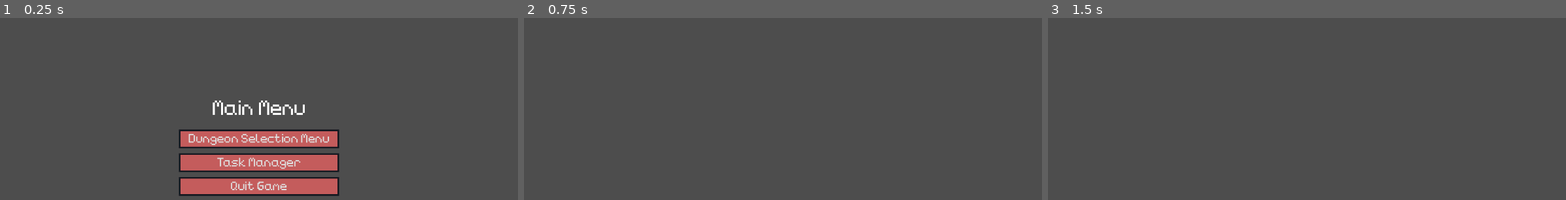
Above: before the commit, frames 1-3 (left to right).
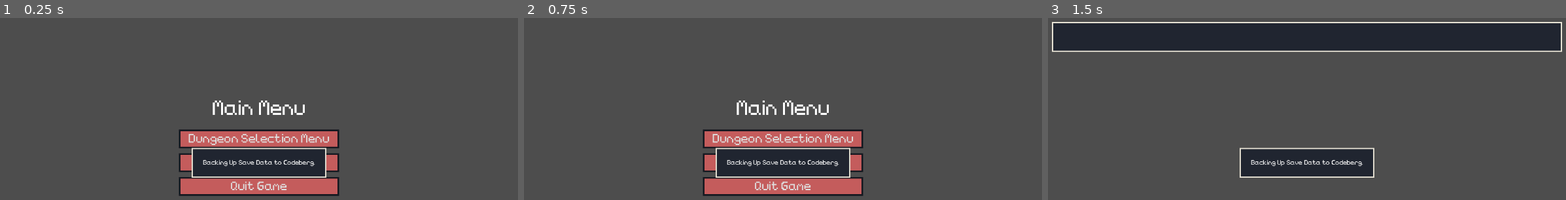
Above: after the commit, the same moments.

Repository: TheHumanMRP/RPG-Life-Tracker
Game: Godot game, scene res://Folders/Systems/Main/Scenes/main_scene.tscn
Same seed, same stepped clock (60 frames per second), same inputs: the game is played once before the commit and once after it. The engine's default icon, where the game draws it, is replaced by a stand-in: a white triangle on a blue panel in a dark square.
Inputs (mouse positions are in pixels of both pictures, inside the frame that each line leads up to):
- Up to frame 1 (0.25 s): no input
- Up to frame 2 (0.75 s): click "Task Manager" at 0.5 s
- Up to frame 3 (1.5 s): click (1307, 138) at 1.25 s, where only the run after the commit has a clickable "Dungeon Selection Menu"

The runs differ from the first frame. In frame 1, 3.8% of the frame differs, in the area x 36-64%, y 71-88%; in frame 2, 11%; in frame 3, 20%, in the area x 0-100%, y 2-88%.
Error after the commit: Invalid assignment of property or key 'text' with value of type 'String' on a base object of type 'Nil'. (res://Folders/Systems/SaveManager/Online_backup/backi…

Commit message:
Auto commit at 2026-11-02 22:51:00

Diff:
--- a/Folders/Systems/Main/Scripts/main_scene.gd
+++ b/Folders/Systems/Main/Scripts/main_scene.gd
@@ -31,6 +31,8 @@
 	_add_right_click_menu()
 
 	_add_online_backup_node()
+
+	_add_backing_up_online_data_loading_scene()
 
 
 func _add_right_click_menu() -> void:
